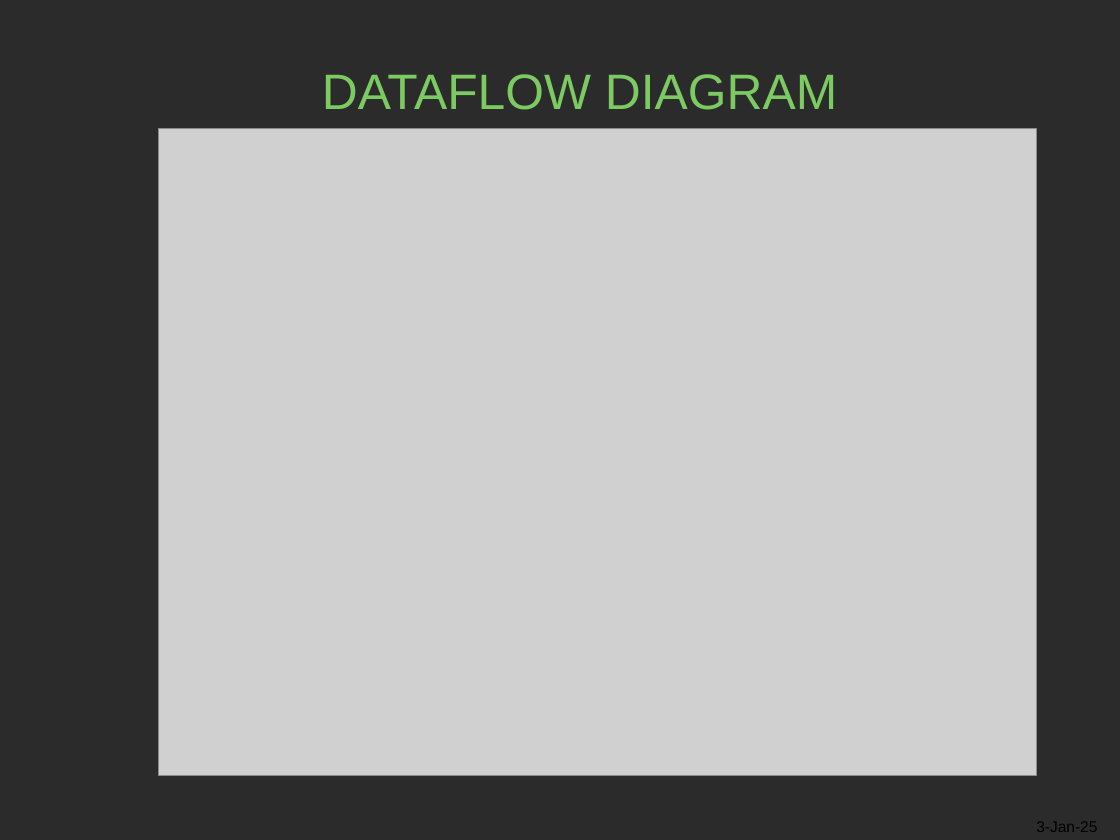
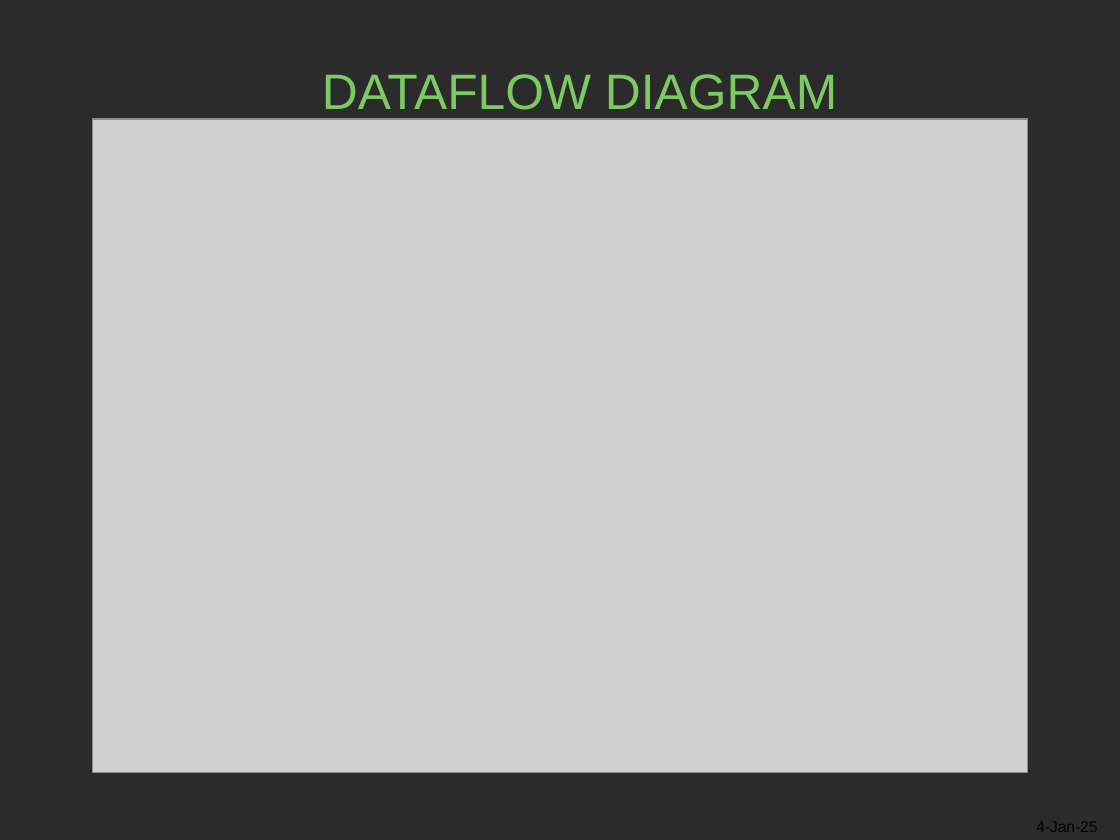
Before and after one commit to PavishK/Final_year_project_2, a slide deck: slide 9 of Project_documents/PPT/SMT_1.pptx. Drawn at 1120x840 pixels with LibreOffice and Linux fonts; fonts in the diff are those of the drawing; grey boxes stand for pictures; background and template pictures are left out; a plain dark background stands for a picture behind light text. Boxes give left, top, right and bottom in pixels: in the first picture for what was removed or moved away, otherwise in the second. Text is boxed around its words. In the diff, an @@ line names an element or a change of style, - is before the commit and + after.

```diff
--- a/Project_documents/PPT/SMT_1.pptx
+++ b/Project_documents/PPT/SMT_1.pptx
@@ picture: place and size @@
-picture at <box>159,129,1036,775</box>
+picture at <box>92,119,1028,772</box>
@@ text at <box>1036,822,1097,832</box>: text changed @@
-3-Jan-25
+4-Jan-25
```
Also in this commit, not shown: 13 other slides changed, 26 other files.
